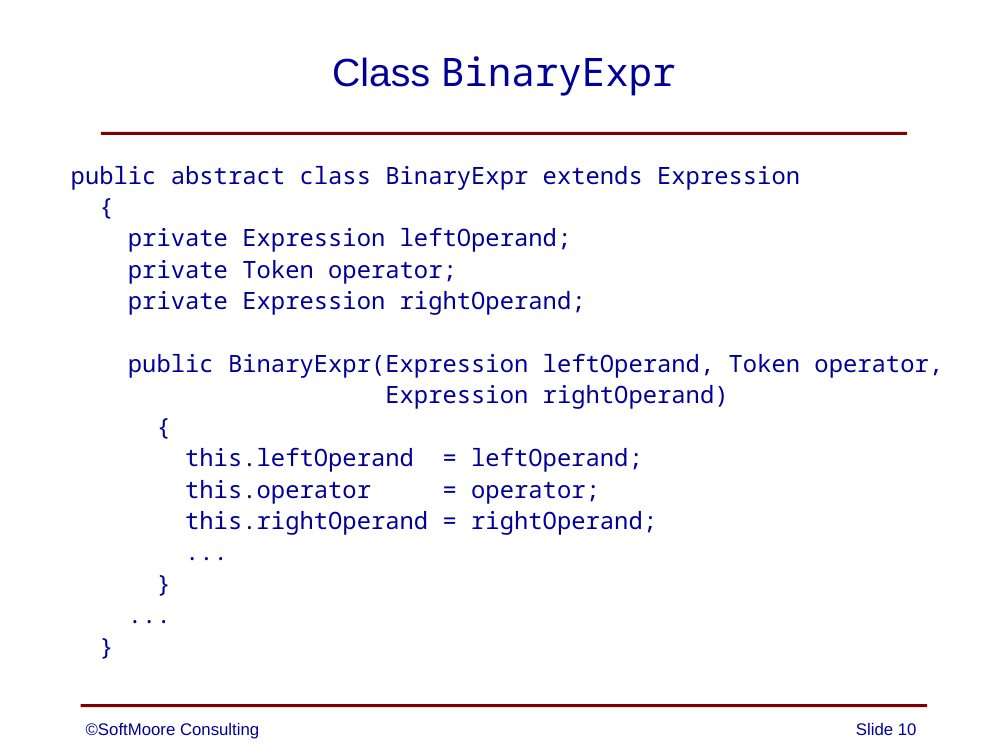
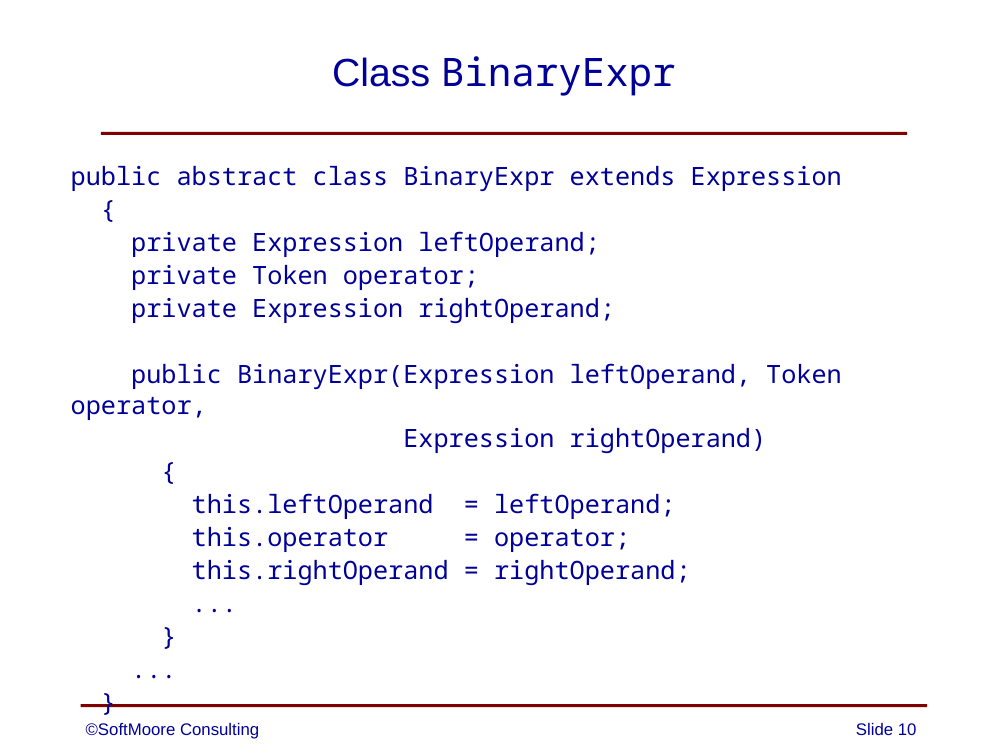
Before and after one commit to SoftMoore/CPRL, a slide deck: slide 10 of PowerPoint Slides/08 - Abstract Syntax Trees.pptx. Drawn at 1008x756 pixels with LibreOffice and Linux fonts; fonts in the diff are those of the drawing. Boxes give left, top, right and bottom in pixels: in the first picture for what was removed or moved away, otherwise in the second. Text is boxed around its words. In the diff, an @@ line names an element or a change of style, - is before the commit and + after.

```diff
--- a/PowerPoint Slides/08 - Abstract Syntax Trees.pptx
+++ b/PowerPoint Slides/08 - Abstract Syntax Trees.pptx
@@ text "public abstract class BinaryExpr extends ..." at <box>71,166,842,585</box>: size 17 to 18 pt @@
```
Also in this commit, not shown: 7 other slides changed, 3 other files.
